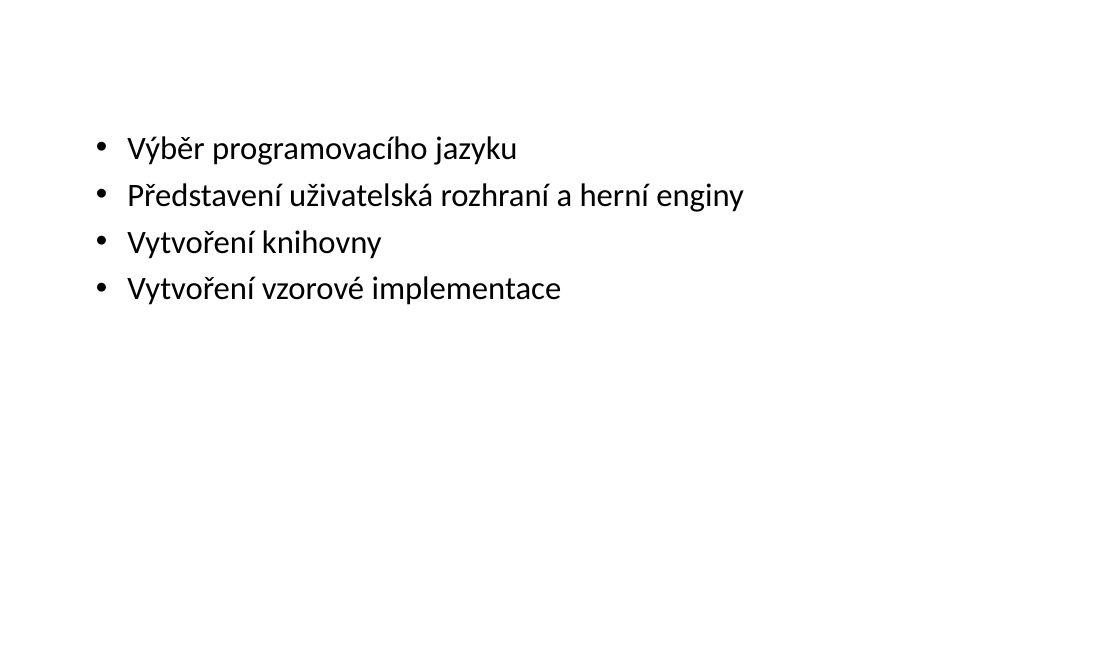
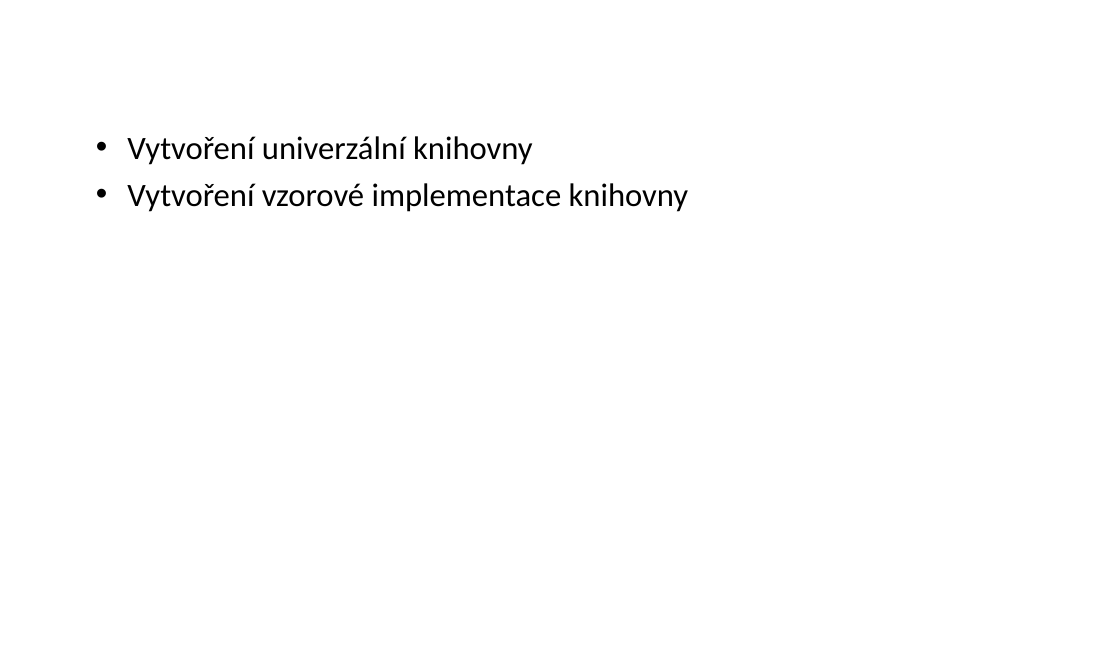
Before and after one commit to pjocesoj/bakalarka-git, a slide deck: slide 3 of prezentace/obhajoba.pptx. Drawn at 1120x661 pixels with LibreOffice and Linux fonts; fonts in the diff are those of the drawing; background and template pictures are left out. Boxes give left, top, right and bottom in pixels: in the first picture for what was removed or moved away, otherwise in the second. Text is boxed around its words. In the diff, an @@ line names an element or a change of style, - is before the commit and + after.

```diff
--- a/prezentace/obhajoba.pptx
+++ b/prezentace/obhajoba.pptx
@@ text at [127, 136, 689, 212]: text changed @@
-• Výběr programovacího jazyku
-• Představení uživatelská rozhraní a herní enginy
-• Vytvoření knihovny
-• Vytvoření vzorové implementace
+• Vytvoření univerzální knihovny
+• Vytvoření vzorové implementace knihovny
```
Also in this commit, not shown: 3 other slides changed, 1 slide added.
